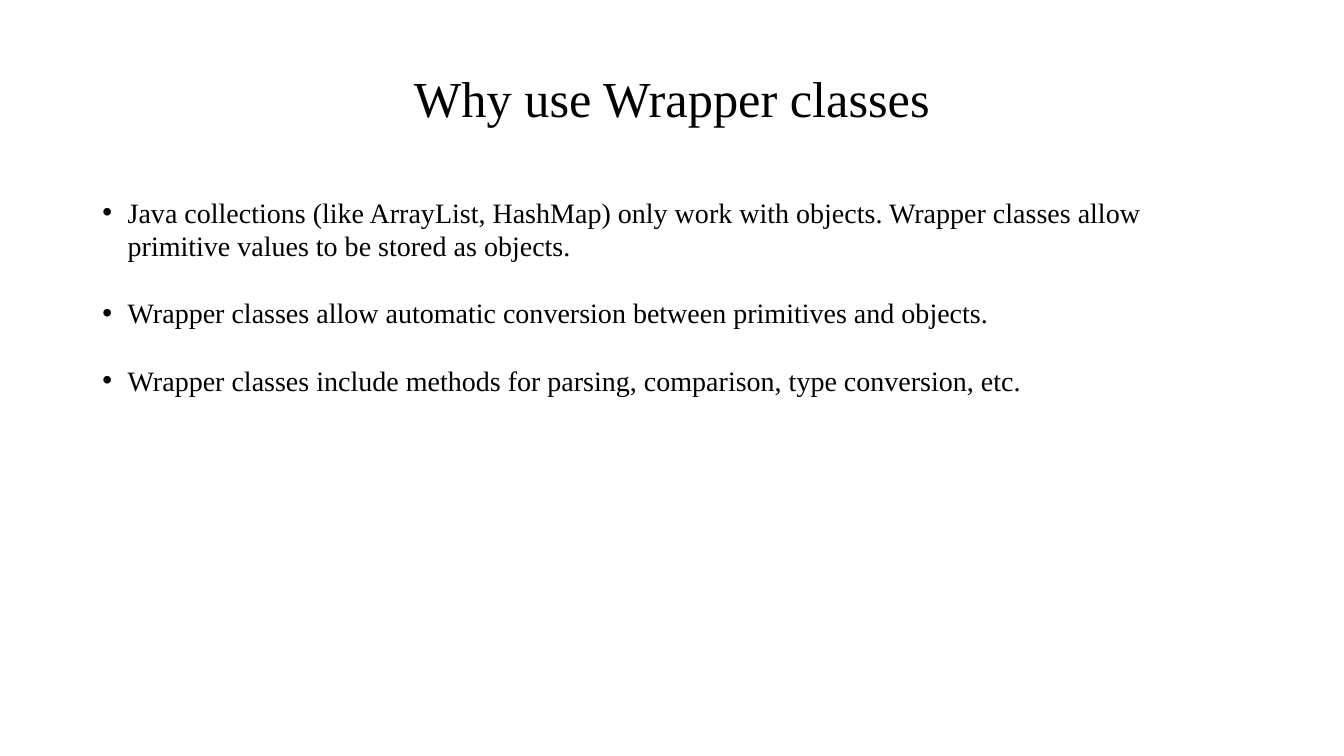
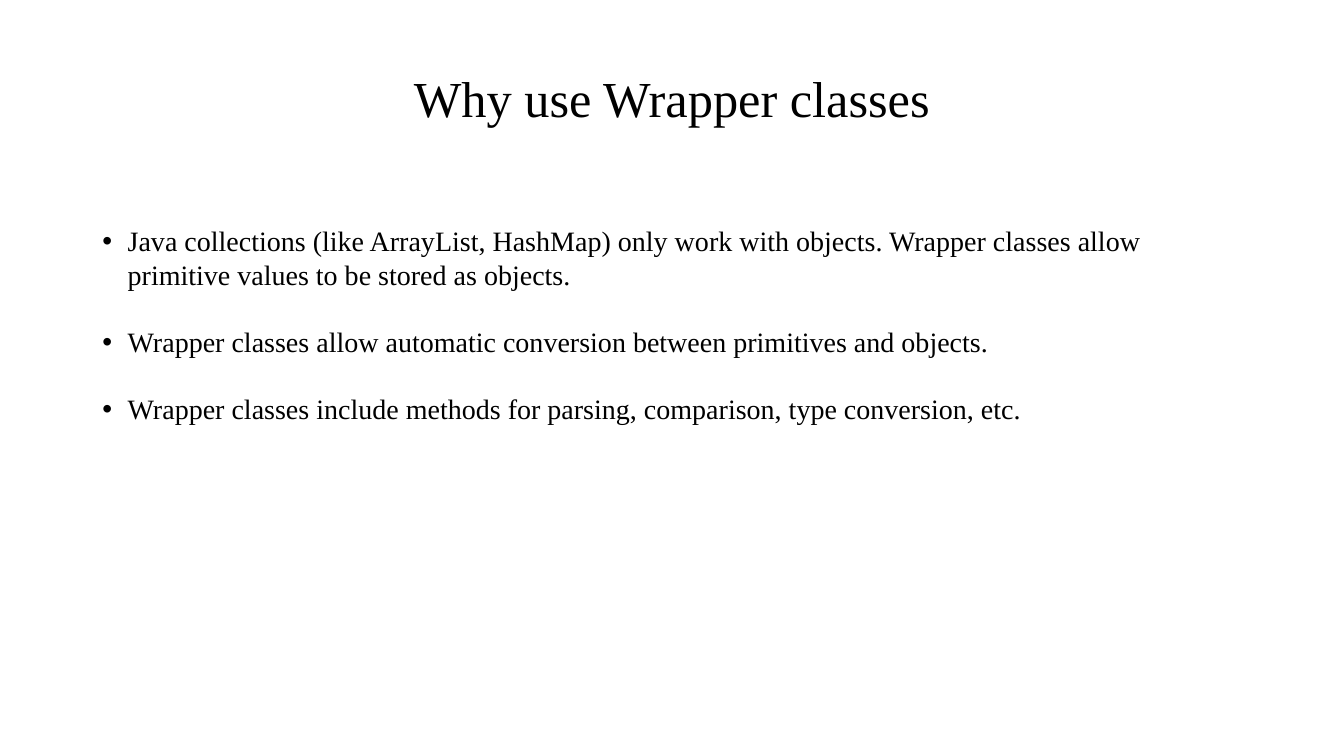
Before and after one commit to MD-494/Java_Programs, a slide deck: slide 5 of Wrapper classes in Java.pptx. Drawn at 1344x756 pixels with LibreOffice and Linux fonts; fonts in the diff are those of the drawing. Boxes give left, top, right and bottom in pixels: in the first picture for what was removed or moved away, otherwise in the second. Text is boxed around its words. In the diff, an @@ line names an element or a change of style, - is before the commit and + after.

Commit message:
Wrapper classes ppt

```diff
--- a/Wrapper classes in Java.pptx
+++ b/Wrapper classes in Java.pptx
@@ text "Java collections (like ArrayList, HashMap) ...": place and size @@
-text "Java collections (like ArrayList, HashMap) ..." at (128, 203, 1140, 396)
+text "Java collections (like ArrayList, HashMap) ..." at (128, 231, 1140, 425)
```
Also in this commit, not shown: 1 other slide changed.
